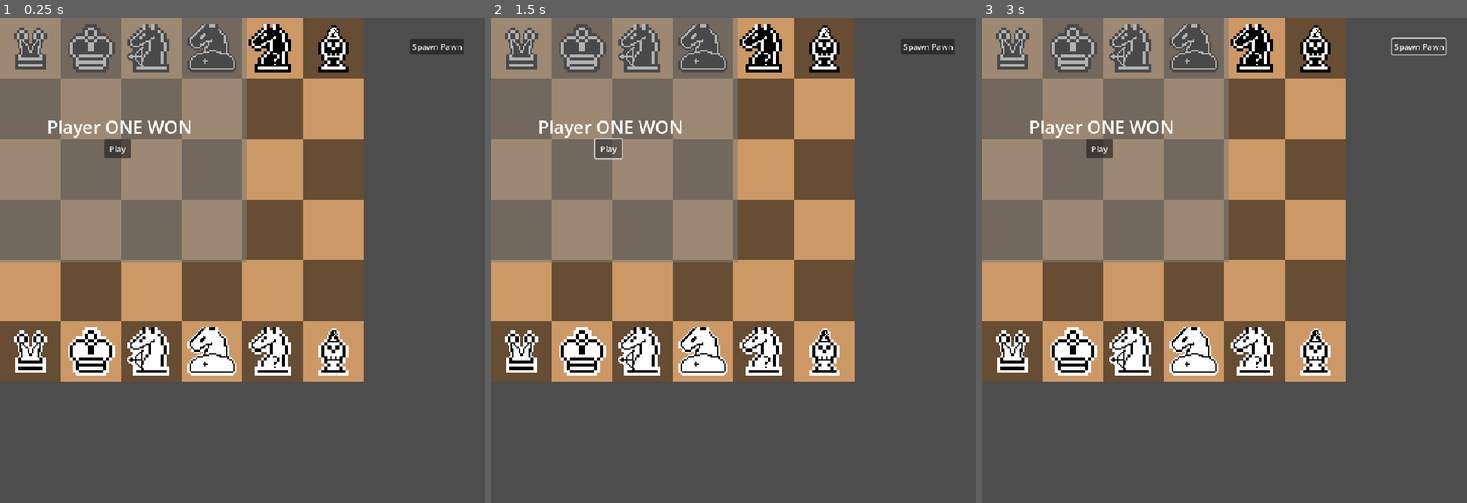
Above: before the commit, frames 1-3 (left to right).
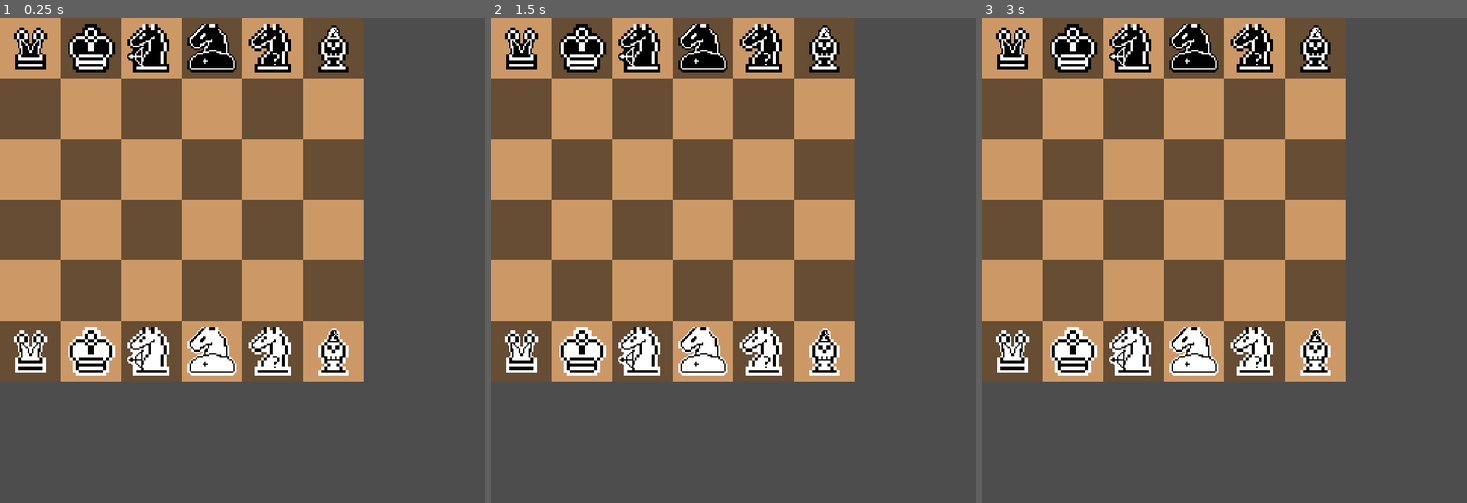
Above: after the commit, the same moments.

Repository: Wyadox/TurnBasedLite
Game: Godot game, scene res://scenes/game.tscn
The game is run twice, just before and just after one commit, with the same random seed, the same clock (stepped at 60 frames per second) and the same inputs.
Inputs (mouse positions are in pixels of both pictures, inside the frame that each line leads up to):
- Up to frame 1 (0.25 s): no input
- Up to frame 2 (1.5 s): click (927, 47) at 0.5 s, where only the run before the commit has a clickable "Spawn Pawn"; click (607, 148) at 1.25 s, where only the run before the commit has a clickable "Play"
- Up to frame 3 (3 s): click (1098, 148) at 2 s, where only the run before the commit has a clickable "Play"; click (1418, 47) at 2.75 s, where only the run before the commit has a clickable "Spawn Pawn"

The runs differ from the first frame. In frame 1, 26% of the frame differs, in the area x 0-96%, y 0-51%; in frame 2, 26%; in frame 3, 26%.
Error before the commit: Parse Error: Expected indented block after "if" block. (res://scripts/game.gd:35)

Commit message:
Revert "Merge branch 'Joey' into kaleb_branch"
This reverts commit 210f038d3fbf8064dbdfa45376f7eb9f7ff86928, reversing
changes made to 3240dce5074e551b10872e837749316cc0626848.

Diff:
--- a/chess-game/project.godot
+++ b/chess-game/project.godot
@@ -18,7 +18,6 @@
 [autoload]
 
 Globals="*res://scripts/globals.gd"
-BoardScript="*res://scripts/board.gd"
 
 [display]
 
--- a/chess-game/scenes/game.tscn
+++ b/chess-game/scenes/game.tscn
@@ -1,8 +1,7 @@
-[gd_scene load_steps=4 format=3 uid="uid://bxdepwhprt4pp"]
+[gd_scene load_steps=3 format=3 uid="uid://bxdepwhprt4pp"]
 
 [ext_resource type="Script" uid="uid://bj20fx8i5xny6" path="res://scripts/game.gd" id="1_yqjtg"]
 [ext_resource type="Script" uid="uid://dlwh8mqmkmuqo" path="res://scripts/board.gd" id="2_lnu2h"]
-[ext_resource type="Script" uid="uid://b3kuug82fetu7" path="res://scenes/setup_phase_ui.gd" id="3_lnu2h"]
 
 [node name="Game" type="Node2D"]
 script = ExtResource("1_yqjtg")
@@ -55,25 +54,4 @@
 text = "Play
 "
 
-[node name="SetupPhaseUI" type="Control" parent="."]
-layout_mode = 3
-anchors_preset = 0
-offset_right = 40.0
-offset_bottom = 40.0
-script = ExtResource("3_lnu2h")
-
-[node name="VBoxContainer" type="VBoxContainer" parent="SetupPhaseUI"]
-layout_mode = 0
-offset_left = 812.0
-offset_top = 41.0
-offset_right = 918.0
-offset_bottom = 81.0
-
-[node name="Button" type="Button" parent="SetupPhaseUI/VBoxContainer"]
-layout_mode = 2
-text = "Spawn Pawn"
-
-[connection signal="selected_square" from="." to="Board" method="_on_game_selected_square"]
 [connection signal="pressed" from="Control/Button" to="." method="_on_button_pressed"]
-[connection signal="spawn_piece" from="SetupPhaseUI" to="Board" method="_on_setup_phase_ui_spawn_piece"]
-[connection signal="pressed" from="SetupPhaseUI/VBoxContainer/Button" to="SetupPhaseUI" method="_on_button_pressed"]
--- a/chess-game/scenes/setup_phase_ui.gd
+++ /dev/null
@@ -1,6 +0,0 @@
-extends Control
-signal spawn_piece(piece_type)
-
-func _on_button_pressed() -> void:
-	print("Pawn")
-	emit_signal("spawn_piece", Globals.PIECE_TYPES.PAWN)
--- a/chess-game/scripts/board.gd
+++ b/chess-game/scripts/board.gd
@@ -5,8 +5,6 @@
 
 @export var white_king_pos: Vector2
 @export var black_king_pos: Vector2
-
-var selected_pos: Vector2 = Vector2(-1, -1)
 
 const CELL_SIZE = 120
 
@@ -163,15 +161,3 @@
 	piece.init_piece(type, col, board_pos, self)
 	pieces.append(piece)
 	return piece
-
-
-func _on_setup_phase_ui_spawn_piece(piece_type: Variant) -> void:
-	if selected_pos == Vector2(-1, -1):
-		print("Select a valid position")
-		return
-	create_piece(piece_type, Globals.COLORS.WHITE, selected_pos)
-
-
-func _on_game_selected_square(pos: Variant) -> void:
-	selected_pos = pos
-	print(pos)
--- a/chess-game/scripts/game.gd
+++ b/chess-game/scripts/game.gd
@@ -1,6 +1,4 @@
 extends Node2D
-
-signal selected_square(pos)
 
 # Game States
 var game_over;
@@ -30,18 +28,8 @@
 	if Input.is_action_just_pressed("left_click"):
 		var pos = get_pos_under_mouse()
 		selected_piece = board.get_piece(pos)
-
 		# Drag piece only if they are under the mouse or are of current player
 		if selected_piece == null or selected_piece.color != status or selected_piece.stun_counter != 0:
-		if selected_piece == null:
-			if pos.x < 6 and pos.x > -1 and pos.y < 6 and pos.y > 0:
-				if status == Globals.COLORS.WHITE:
-					emit_signal("selected_square", pos)
-			else:
-				print("no square was selected")
-			return
-
-		if selected_piece.color != status:
 			return
 		is_dragging = true
 		previous_position = selected_piece.position
Not shown, removed: chess-game/scenes/setup_phase_ui.gd.uid
